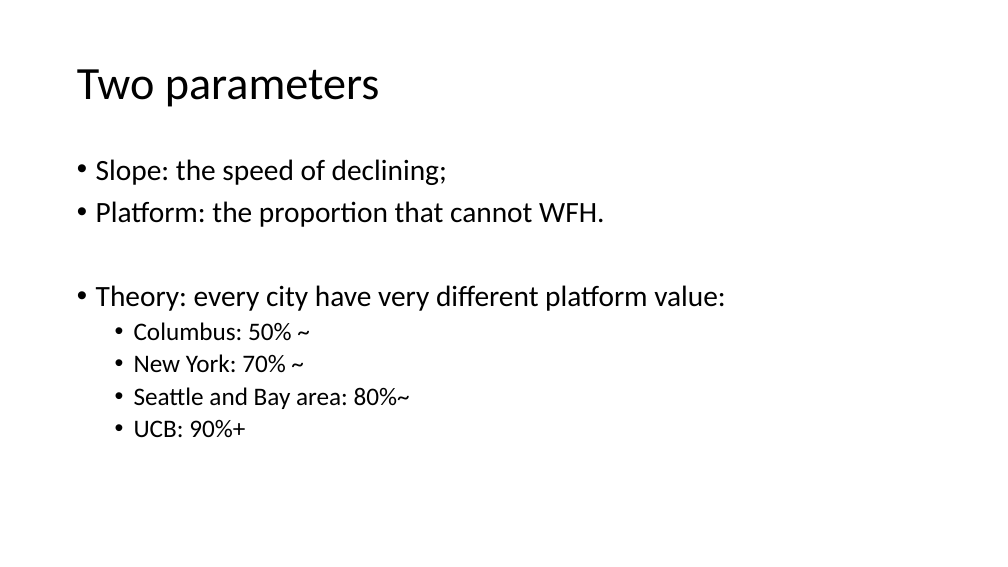
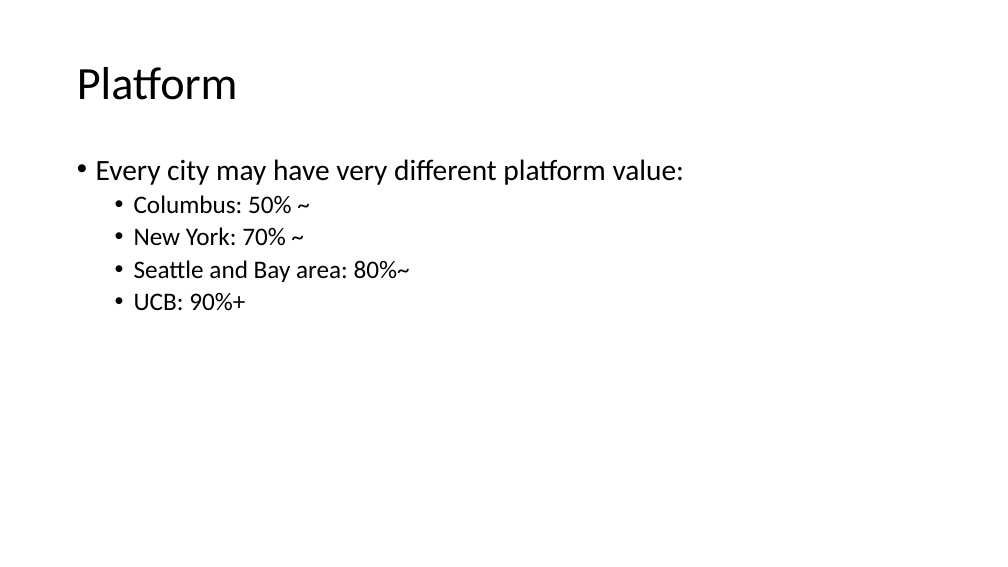
Before and after one commit to luyuliu/COVID-Transit-Demand, a slide deck: slide 10 of doc/pre_results.pptx (slide 8 before the commit). Drawn at 1008x567 pixels with LibreOffice and Linux fonts; fonts in the diff are those of the drawing. Boxes give left, top, right and bottom in pixels: in the first picture for what was removed or moved away, otherwise in the second. Text is boxed around its words. In the diff, an @@ line names an element or a change of style, - is before the commit and + after.

```diff
--- a/doc/pre_results.pptx
+++ b/doc/pre_results.pptx
@@ title at box(77, 67, 238, 100): text changed @@
-Two parameters
+Platform
@@ text at box(96, 159, 685, 185): text changed @@
-• Slope: the speed of declining;
-• Platform: the proportion that cannot WFH.
-• Theory: every city have very different platform value:
+• Every city may have very different platform value:
```
Also in this commit, not shown: 6 other slides changed, 5 slides added, 1 slide removed.
